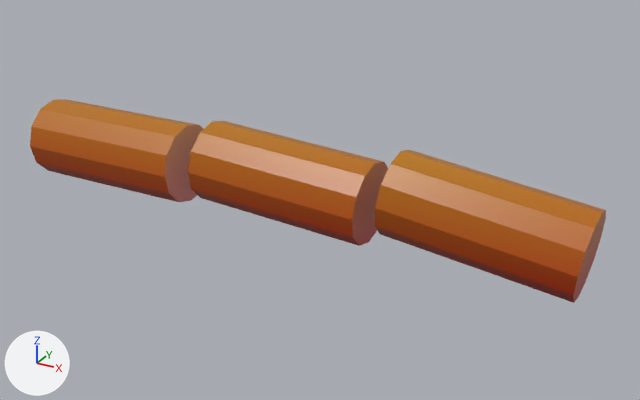
One commit to the glTF model game/models/ruins/column_fallen.glb: the scene before it, then after it.
One viewpoint serves both versions: a 50 mm camera at (2.92, -4.79, 2.64) aimed at (0.23, 0.1, 0.19). The lights are fixed; the arrows at lower left show +X, +Y and +Z. The picture after the commit comes second. Objects named as collision shapes, trigger or cutter boxes, shadow casters or lower levels of detail are left out. Vertices at exactly the same position are counted once.

Objects in the first picture: 'column_fallen'.
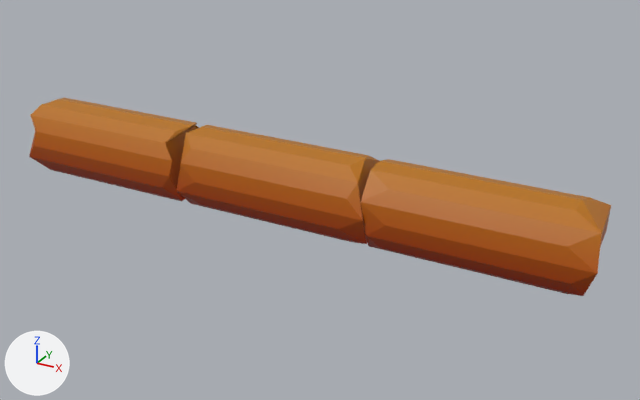
Changed parts and their boxes (x1, y1, x2, y2) in the pictures (640 x 400 px):
'column_fallen', reshaped: before (30, 99, 606, 303); after (29, 98, 611, 296)
part 1 of me_column_fallen, rebuilt: before (30, 99, 203, 202); after (29, 98, 199, 201)
part 2 of me_column_fallen, rebuilt: before (188, 121, 388, 246); after (176, 125, 380, 244)
part 3 of me_column_fallen, rebuilt (8% wider, 10% shorter): before (375, 150, 606, 303); after (361, 159, 611, 296)

The change in detail:
me_column_fallen is used by ob_column_fallen; location (0.0, 0.0, 0.0).
me_column_fallen had 72 vertices, 132 faces and spanned x -2.07..2.1, y -0.29..0.36, z -0.06..0.66.
me_column_fallen now has 96 vertices, 180 faces and spans x -2.15..2.18, y -0.29..0.29, z 0.02..0.6.
me_column_fallen part 1: the loose piece of 24 vertices spanning x -2.07..-0.79, y -0.29..0.29, z 0.01..0.59 is rebuilt with 32 vertices and now spans x -2.15..-0.71, y -0.29..0.29, z 0.02..0.6.
me_column_fallen part 2: the loose piece of 24 vertices spanning x -0.66..0.66, y -0.22..0.36, z -0.03..0.63 is rebuilt with 32 vertices and now spans x -0.72..0.75, y -0.29..0.29, z 0.02..0.6.
me_column_fallen part 3: the loose piece of 24 vertices spanning x 0.76..2.1, y -0.22..0.36, z -0.06..0.66 is rebuilt with 32 vertices and now spans x 0.71..2.18, y -0.29..0.29, z 0.02..0.6.
